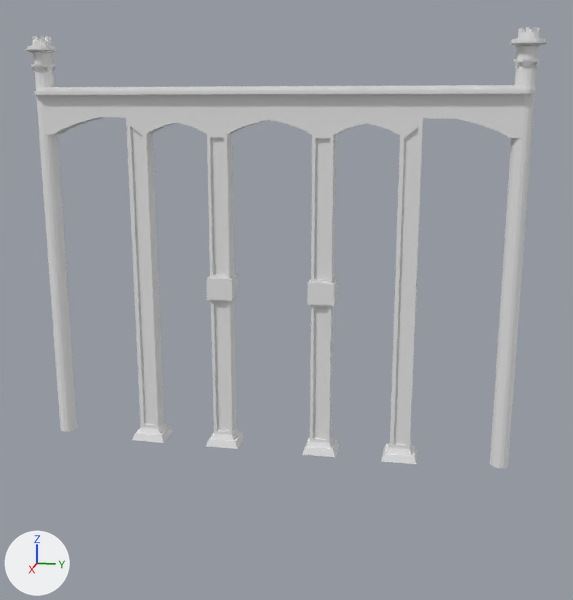
Before and after pictures for a commit that changed the FBX model Graphics/Buildings/Bridge_BIG/Wall_tall.fbx.
Rendered twice from a 50 mm camera at (332.0, 73.0, 36.0) aimed at (-2.0, 6.0, -47.0). Arrows for +X, +Y and +Z are at lower left; the lights stay in place. Where no turn or scale is listed for an object, it has been applied to the vertices.
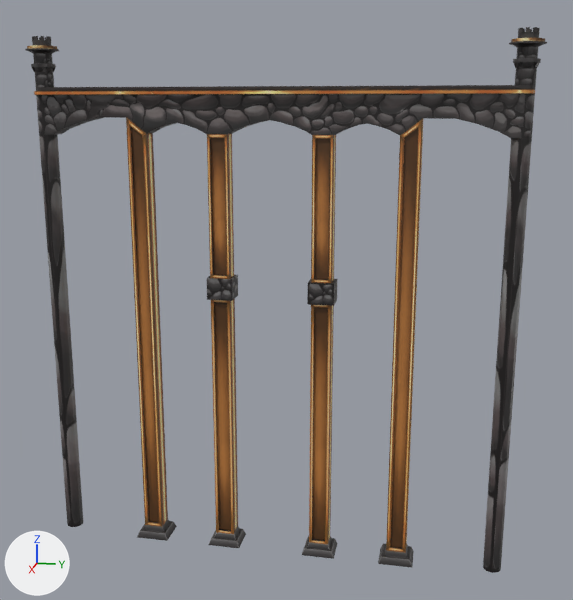
The newer file is also turned or shifted as a whole; pictures and numbers use the older file's frame.

What differs and where, as boxes (x1, y1, x2, y2) in the pictures (573 x 600 px; the box of a moved part takes in the faces that stretch with it):
'Cylinder.002', reshaped (24% taller)
    before: (25, 27, 547, 468)
    after: (25, 27, 547, 573)
part 1 of me_cylinder_007, moved or reshaped
    before: (39, 118, 532, 468)
    after: (39, 118, 532, 573)
part 2 of me_cylinder_007, recoloured
    both: (25, 27, 547, 308)

The edits, one by one:
Picture '_diffuse.png' (img_diffuse_png) is new.
Material 'Material.005' (mat_material_005) is new.
Its texture is img_diffuse_png.
me_cylinder_007 is used by ob_cylinder_002; location (0.0, 0.0, 0.0).
me_cylinder_007 had 2282 vertices, 2234 faces and spanned x -7.0..7.0, y -108.0..108.0, z -116.0..65.0.
me_cylinder_007 now has 2276 vertices, 2248 faces and spans x -7.0..7.0, y -108.0..108.0, z -167.0..65.0.
me_cylinder_007 part 1: 352 vertices moved from x -7.0..7.0, y -105.0..105.0, z -116.0..-109.0 to x -7.0..7.0, y -105.0..105.0, z -167.0..-159.0.
me_cylinder_007 part 2: 2204 faces spanning x -7.0..7.0, y -108.0..108.0, z -167.0..65.0 switch from no material to mat_material_005 (picture img_diffuse_png).
